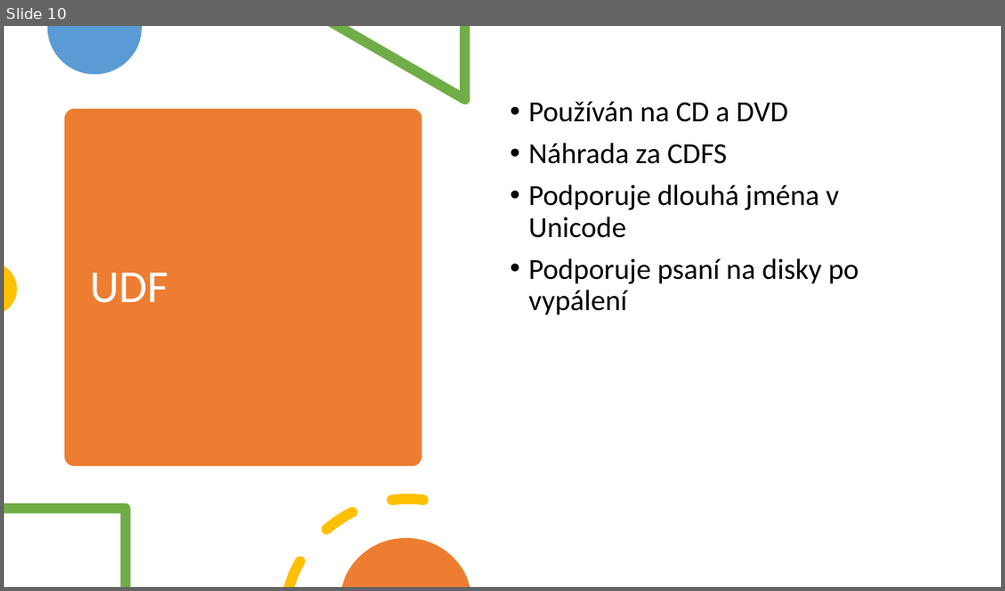
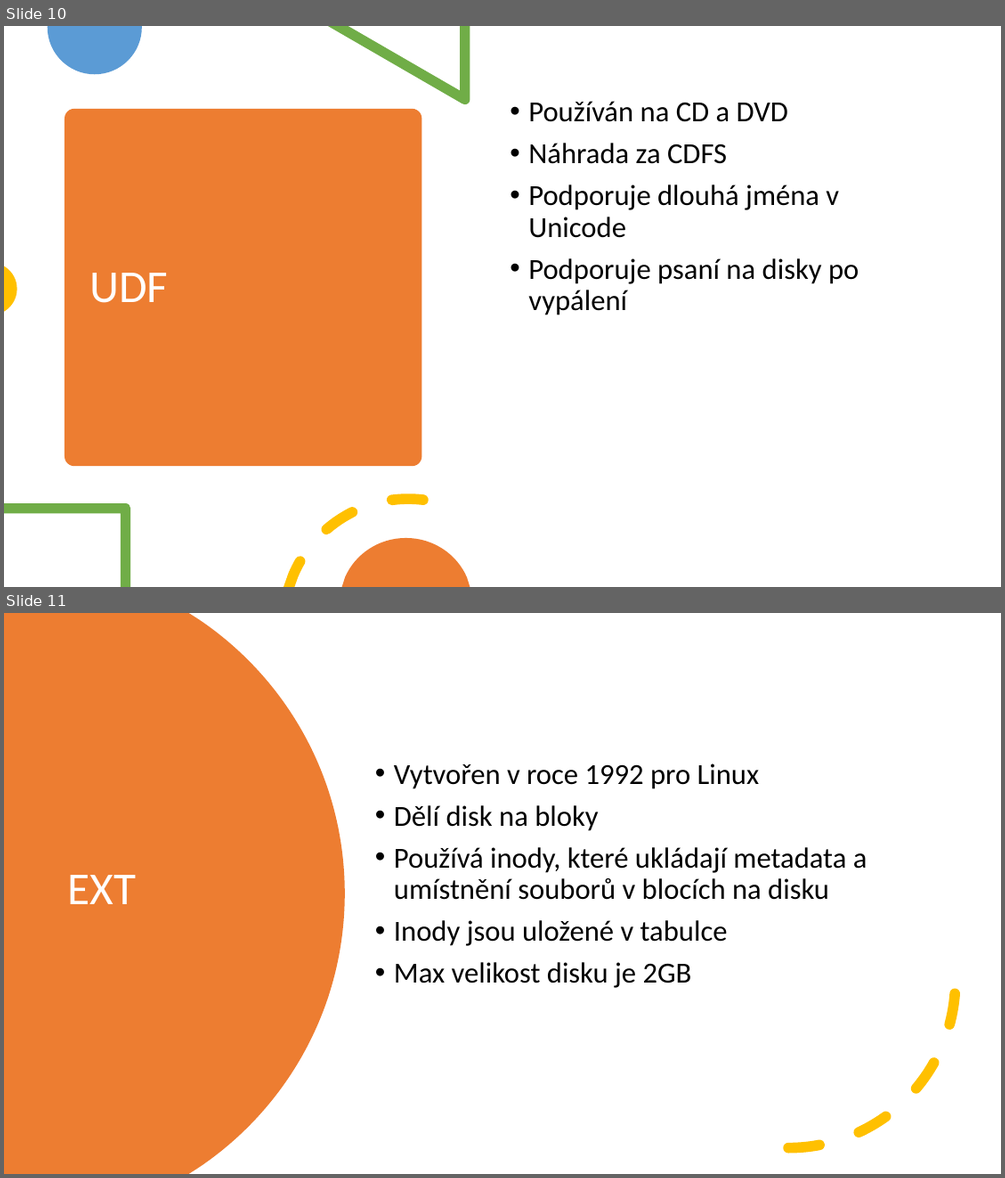
Before and after one commit to horvos/souborovesystemy, a slide deck: horvath.pptx. Shown one above the other, each under a label of ours: slide 10 before the commit, slides 10 and 11 after it. The pictures are 1005x591 and 1005x1178 pixels, drawn with LibreOffice and Linux fonts; fonts in the diff are those of the drawing. Boxes give left, top, right and bottom in pixels: in the first picture for what was removed or moved away, otherwise in the second. Text is boxed around its words. In the diff, an @@ line names an element or a change of style, - is before the commit and + after.

```diff
--- a/horvath.pptx
+++ b/horvath.pptx
@@ slide 11 added at box(4, 613, 1001, 1174), background #FFFFFF @@
@@ freeform shape added at box(4, 613, 345, 1174), fill #ED7D31 @@
@@ text added at box(394, 763, 867, 988), 28 pt, text #000000 @@
+• Vytvořen v roce 1992 pro Linux
+• Dělí disk na bloky
+• Používá inody, které ukládají metadata a umístnění souborů v blocích na disku
+• Inody jsou uložené v tabulce
+• Max velikost disku je 2GB
@@ arc (boxed as its full ellipse) added at box(622, 814, 956, 1149), outline #FFC000 10 pt dashed @@
@@ title added at box(67, 875, 136, 904), 44 pt, text #FFFFFF @@
+EXT
```
Also in this commit, not shown: 2 slides changed, 3 other slides added.
